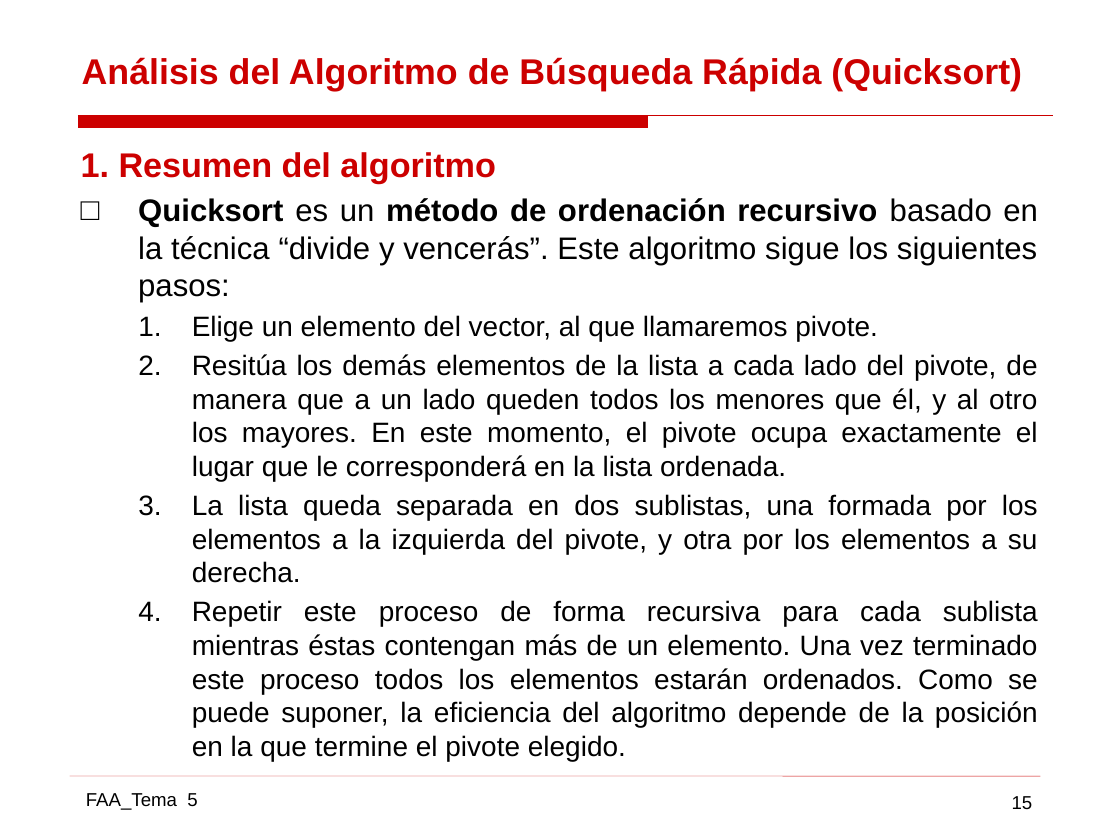
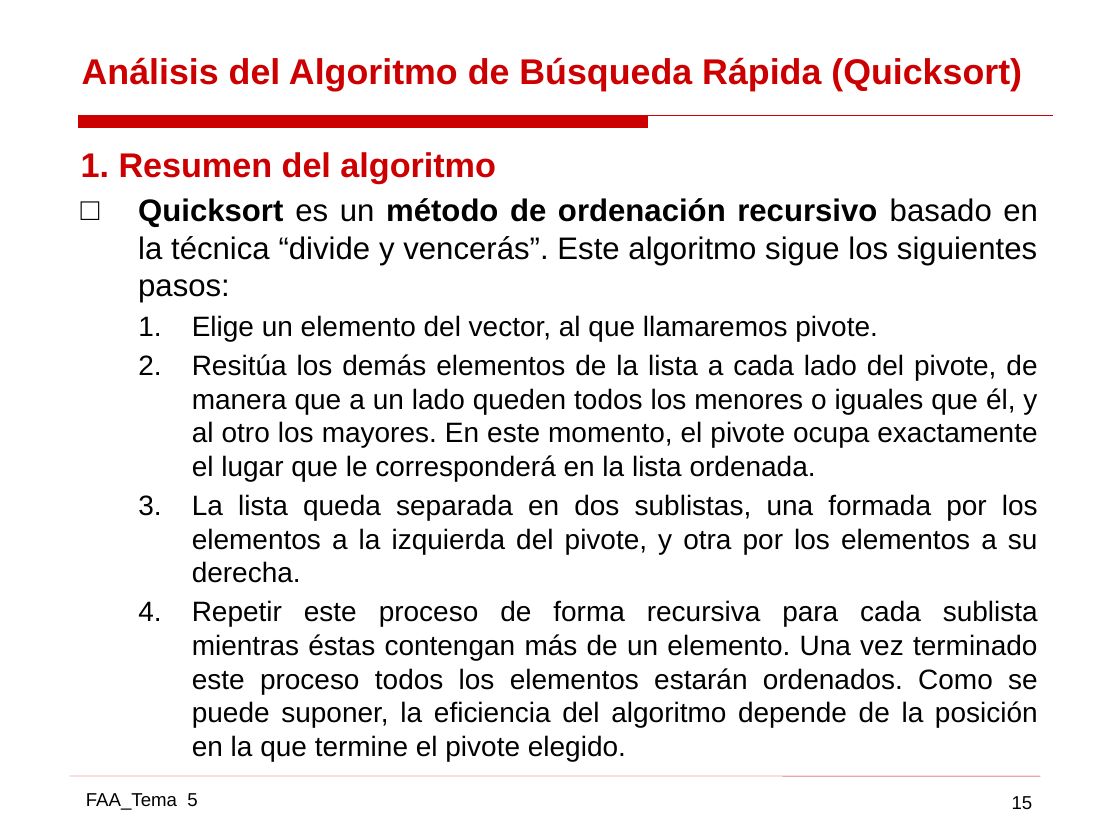
Before and after one commit to gabrielpr96/ETSIcode, a slide deck: slide 15 of FAA/Practica 2 AAD/AAD_11.pptx. Drawn at 1120x840 pixels with LibreOffice and Linux fonts; fonts in the diff are those of the drawing. Boxes give left, top, right and bottom in pixels: in the first picture for what was removed or moved away, otherwise in the second. Text is boxed around its words. In the diff, an @@ line names an element or a change of style, - is before the commit and + after.

```diff
--- a/FAA/Practica 2 AAD/AAD_11.pptx
+++ b/FAA/Practica 2 AAD/AAD_11.pptx
@@ text at (x1=192, y1=354, x2=1037, y2=481): text changed @@
-  2. Resitúa los demás elementos de la lista a cada lado del pivote, de manera que a un lado queden todos los menores que él, y al otro los mayores. En este momento, el pivote ocupa exactamente el lugar que le corresponderá en la lista ordenada.
+  2. Resitúa los demás elementos de la lista a cada lado del pivote, de manera que a un lado queden todos los menores o iguales que él, y al otro los mayores. En este momento, el pivote ocupa exactamente el lugar que le corresponderá en la lista ordenada.
```
Also in this commit, not shown: 7 other slides changed, 51 other files.
